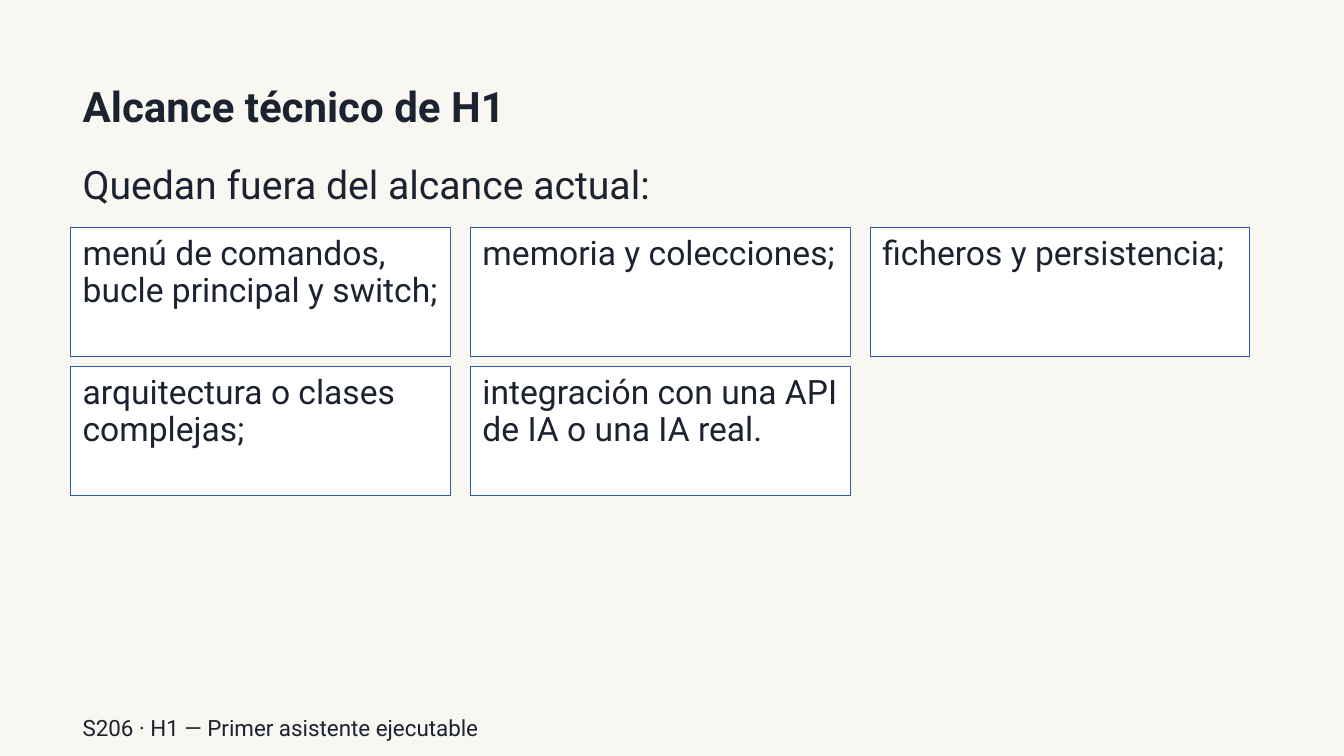
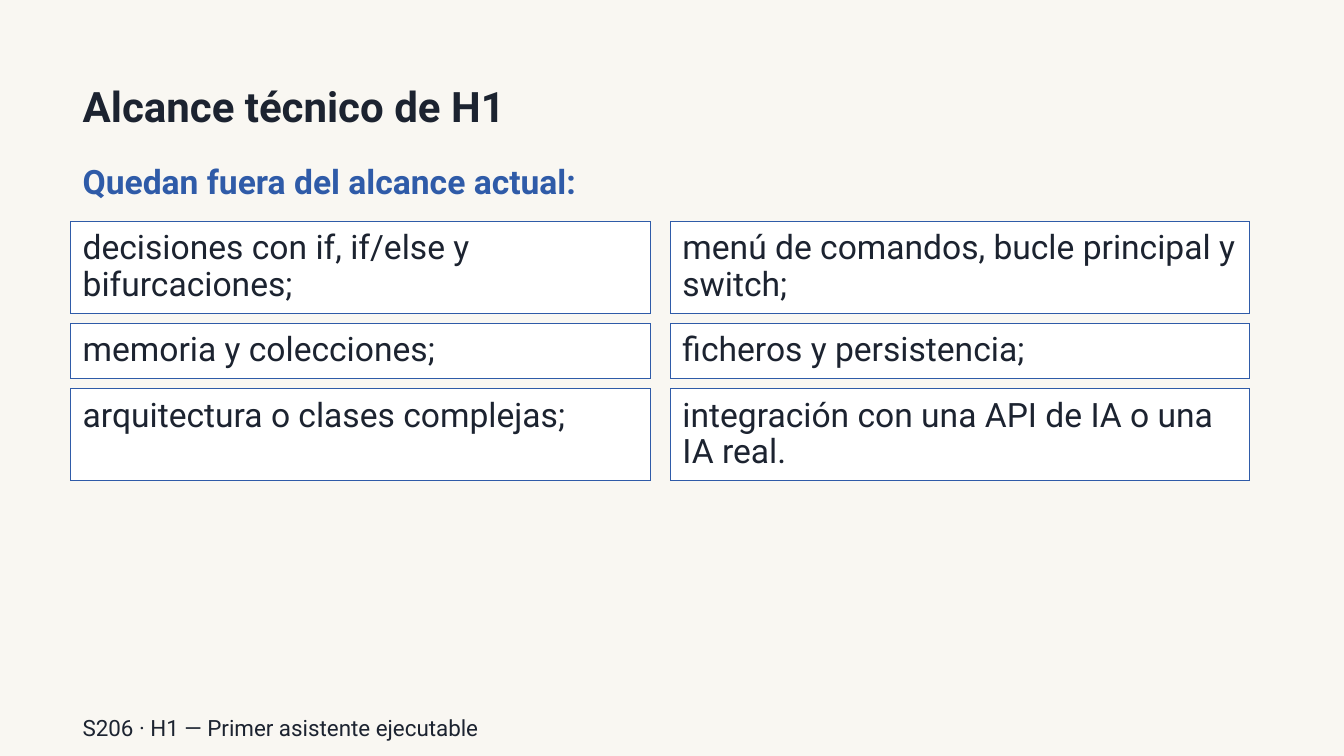
Before and after one commit to llombardero/curso-26-27, a slide deck: slide 6 of 02-PROFESORADO/03-PRESENTACIONES/POR-SESION/h1/S206-presentar-h1-y-delimitar-alcance-presentacion.pptx (slide 5 before the commit). Drawn at 1344x756 pixels with LibreOffice and Linux fonts; fonts in the diff are those of the drawing. Boxes give left, top, right and bottom in pixels: in the first picture for what was removed or moved away, otherwise in the second. Text is boxed around its words. In the diff, an @@ line names an element or a change of style, - is before the commit and + after.

```diff
--- a/02-PROFESORADO/03-PRESENTACIONES/POR-SESION/h1/S206-presentar-h1-y-delimitar-alcance-presentacion.pptx
+++ b/02-PROFESORADO/03-PRESENTACIONES/POR-SESION/h1/S206-presentar-h1-y-delimitar-alcance-presentacion.pptx
@@ text "Quedan fuera del alcance actual:" at (83,168,576,198): size 28 to 24 pt, text colour #1C2330 to #2F5BA8, bold on; line spacing 30.8pt to 26.4pt @@
@@ rectangle added at (71,222,650,314), fill #FFFFFF, outline #2F5BA8 0.75 pt, 24 pt, text #1C2330 @@
+decisiones con if, if/else y bifurcaciones;
@@ rectangle "menú de comandos, bucle principal ...": place and size @@
-rectangle "menú de comandos, bucle principal ..." at (71,228,451,357)
+rectangle "menú de comandos, bucle principal ..." at (670,222,1250,314)
@@ rectangle "memoria y colecciones;": place and size @@
-rectangle "memoria y colecciones;" at (471,228,851,357)
+rectangle "memoria y colecciones;" at (71,324,650,379)
@@ rectangle "ficheros y persistencia;": place and size @@
-rectangle "ficheros y persistencia;" at (870,228,1250,357)
+rectangle "ficheros y persistencia;" at (670,324,1250,379)
@@ rectangle "arquitectura o clases complejas;": place and size @@
-rectangle "arquitectura o clases complejas;" at (71,367,451,496)
+rectangle "arquitectura o clases complejas;" at (71,389,650,481)
@@ rectangle "integración con una API de ...": place and size @@
-rectangle "integración con una API de ..." at (471,367,851,496)
+rectangle "integración con una API de ..." at (670,389,1250,481)
```
Also in this commit, not shown: 2 other slides changed, 1 slide added, 1 slide removed, 56 other files.
